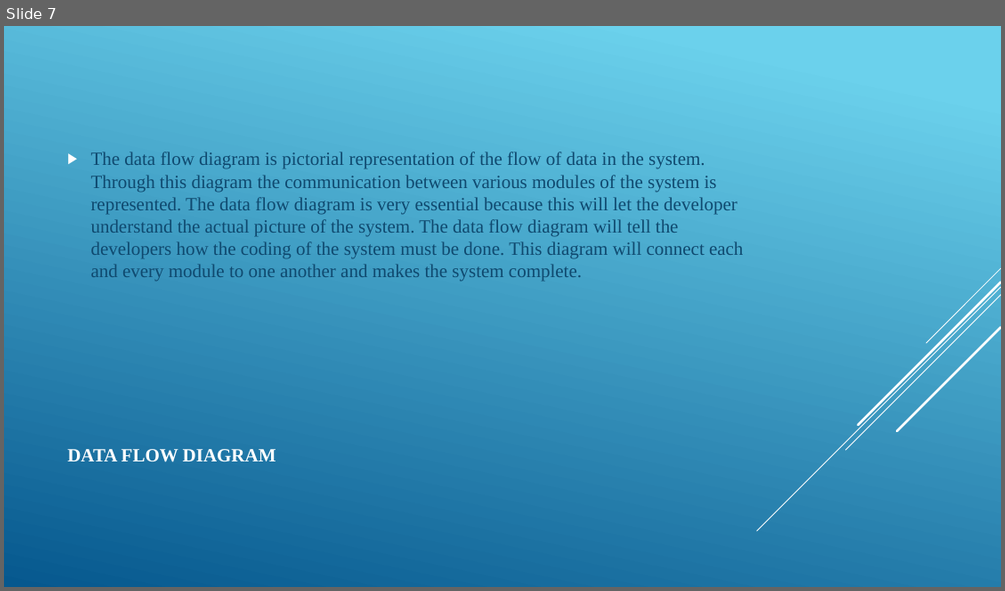
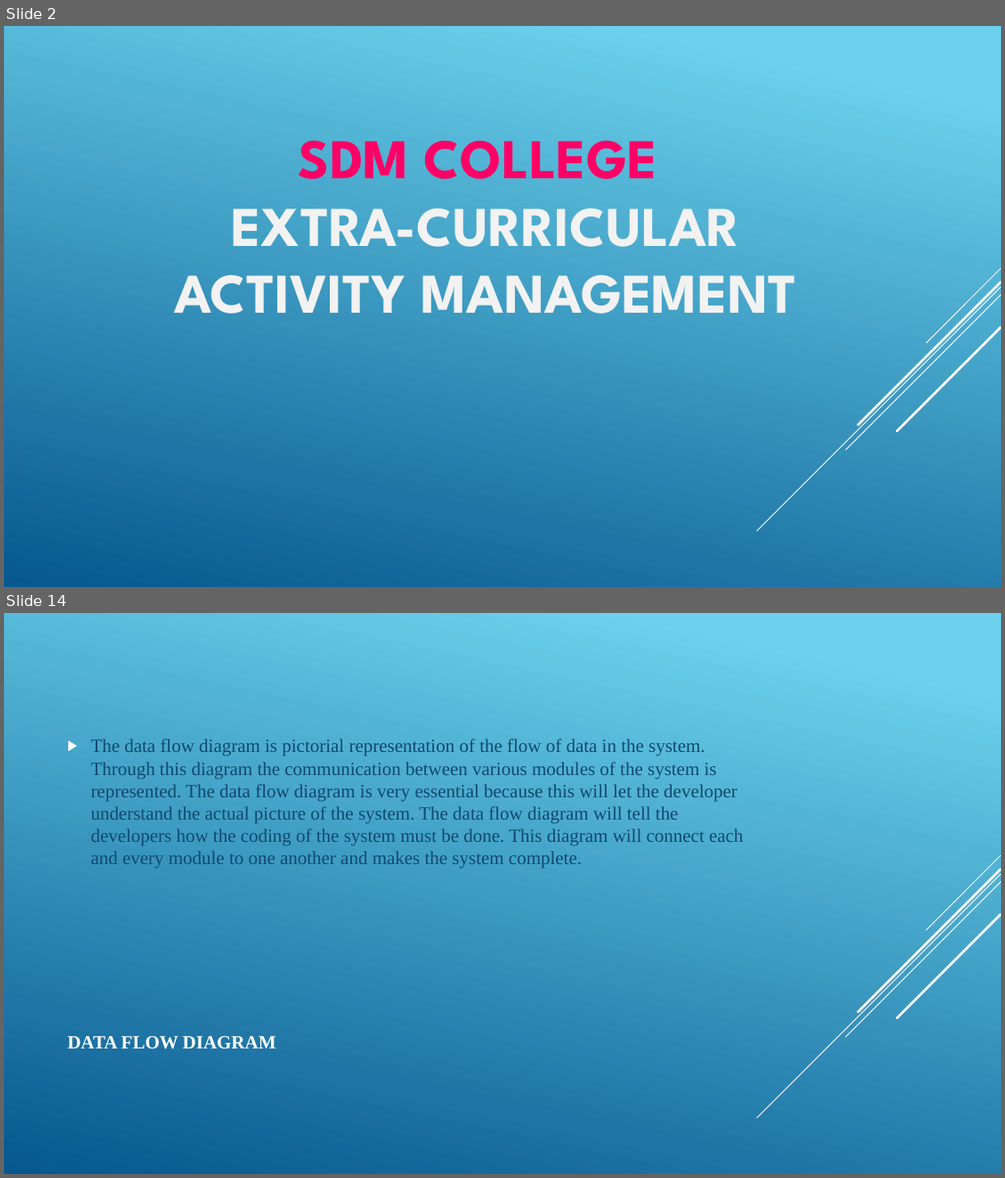
Before and after one commit to SanjayJoshi116/Extra-Curricular-Activity-Management, a slide deck: Project Docs/Presentation.pptx. Shown one above the other, each under a label of ours: slide 7 before the commit, slides 2 and 14 after it; the slides between them are not shown. The pictures are 1005x591 and 1005x1178 pixels, drawn with LibreOffice and Linux fonts; fonts in the diff are those of the drawing. Boxes give left, top, right and bottom in pixels: in the first picture for what was removed or moved away, otherwise in the second. Text is boxed around its words. In the diff, an @@ line names an element or a change of style, - is before the commit and + after.

```diff
--- a/Project Docs/Presentation.pptx
+++ b/Project Docs/Presentation.pptx
@@ slide 2 added at <box>4,26,1001,587</box>, background gradient #6ED2EB to #06588E; not listed: 5 template elements that a slide beside it also shows @@
@@ text added at <box>174,140,797,313</box>, 54 pt, text #F2F2F2, bold @@
+SDM COLLEGE
+EXTRA-CURRICULAR ACTIVITY MANAGEMENT
@@ what was slide 7 is now slide 14 @@
```
Also in this commit, not shown: 7 slides changed, 6 other slides added.
